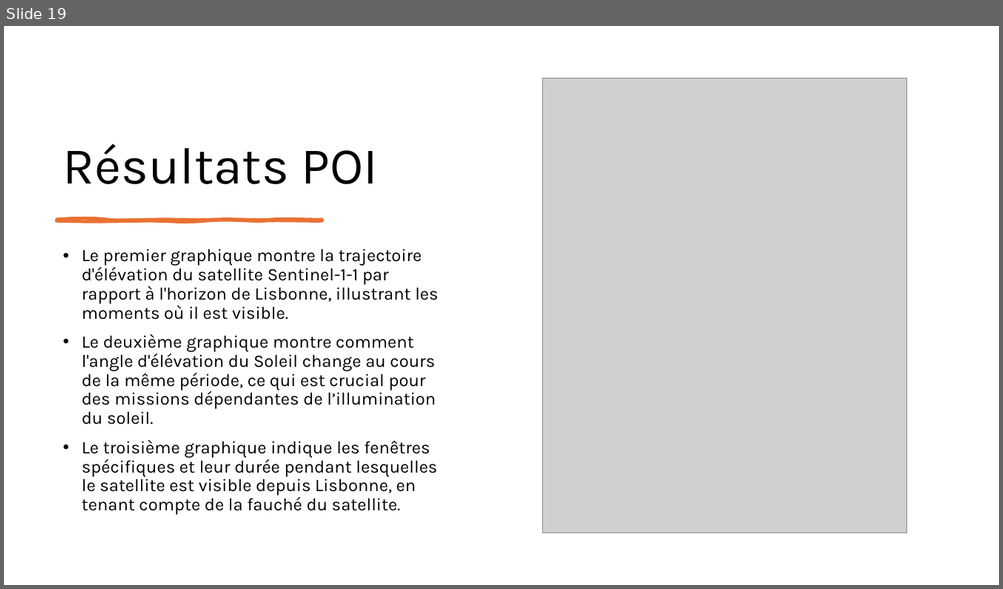
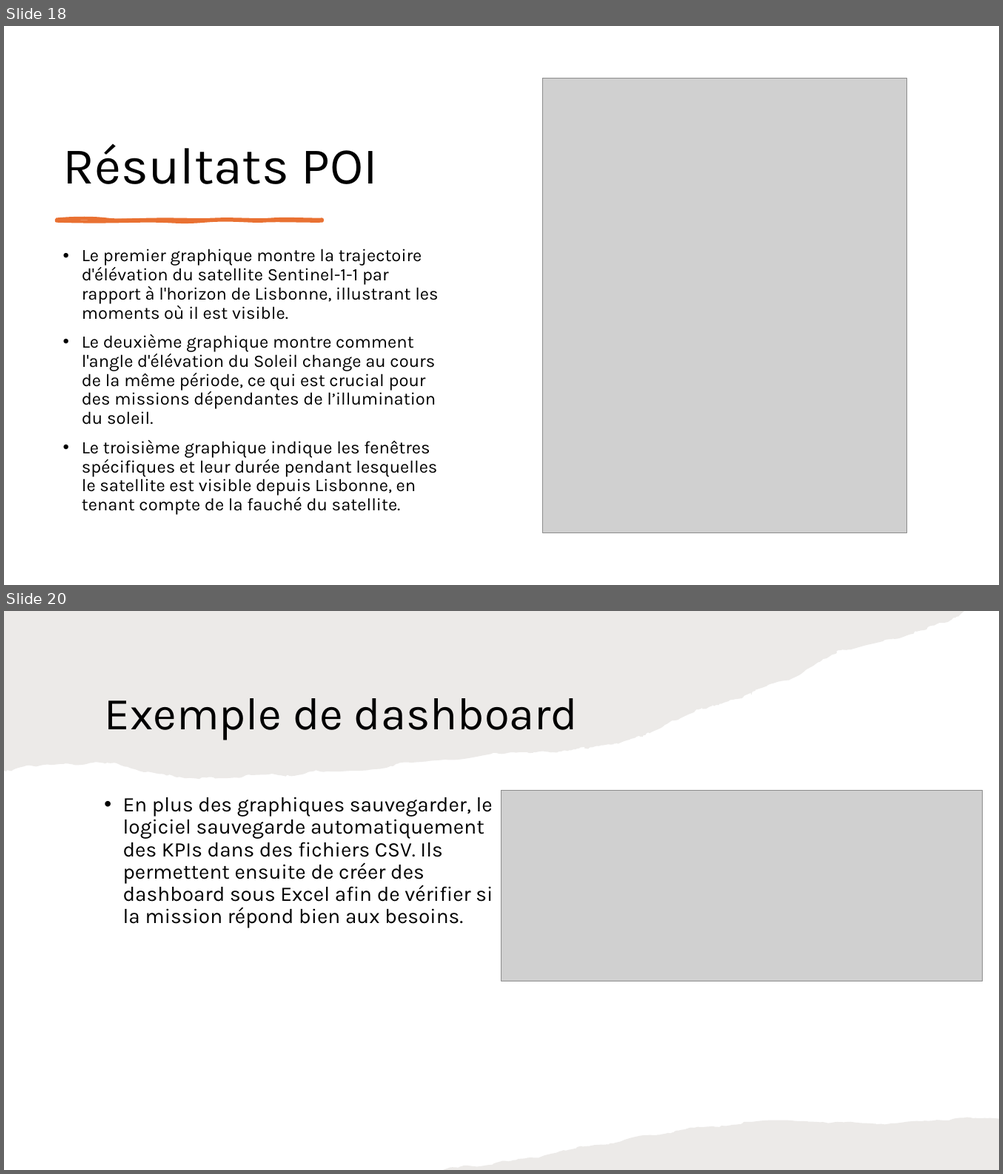
Before and after one commit to leoid3/EO_Tools, a slide deck: User guide.pptx. Shown one above the other, each under a label of ours: slide 19 before the commit, slides 18 and 20 after it; the slides between them are not shown. The pictures are 1003x589 and 1003x1174 pixels, drawn with LibreOffice and Linux fonts; fonts in the diff are those of the drawing; grey boxes stand for pictures. Boxes give left, top, right and bottom in pixels: in the first picture for what was removed or moved away, otherwise in the second. Text is boxed around its words. In the diff, an @@ line names an element or a change of style, - is before the commit and + after.

```diff
--- a/User guide.pptx
+++ b/User guide.pptx
@@ slide 20 added at (x1=4, y1=611, x2=999, y2=1170), background #FFFFFF @@
@@ freeform shape added at (x1=4, y1=611, x2=965, y2=779), fill #82766A at 15% opacity @@
@@ title added at (x1=104, y1=698, x2=578, y2=741), 44 pt, text #000000 @@
+Exemple de dashboard
@@ text added at (x1=123, y1=797, x2=492, y2=928), 20 pt, text #000000 @@
+• En plus des graphiques sauvegarder, le logiciel sauvegarde automatiquement des KPIs dans des fichiers CSV. Ils permettent ensuite de créer des dashboard sous Excel afin de vérifier si la mission répond bien aux besoins.
@@ picture added at (x1=502, y1=790, x2=983, y2=981) @@
@@ freeform shape added at (x1=444, y1=1118, x2=999, y2=1170), fill #82766A at 15% opacity @@
@@ what was slide 19 is now slide 18 @@
```
Also in this commit, not shown: 1 slide changed, 2 other slides added.
